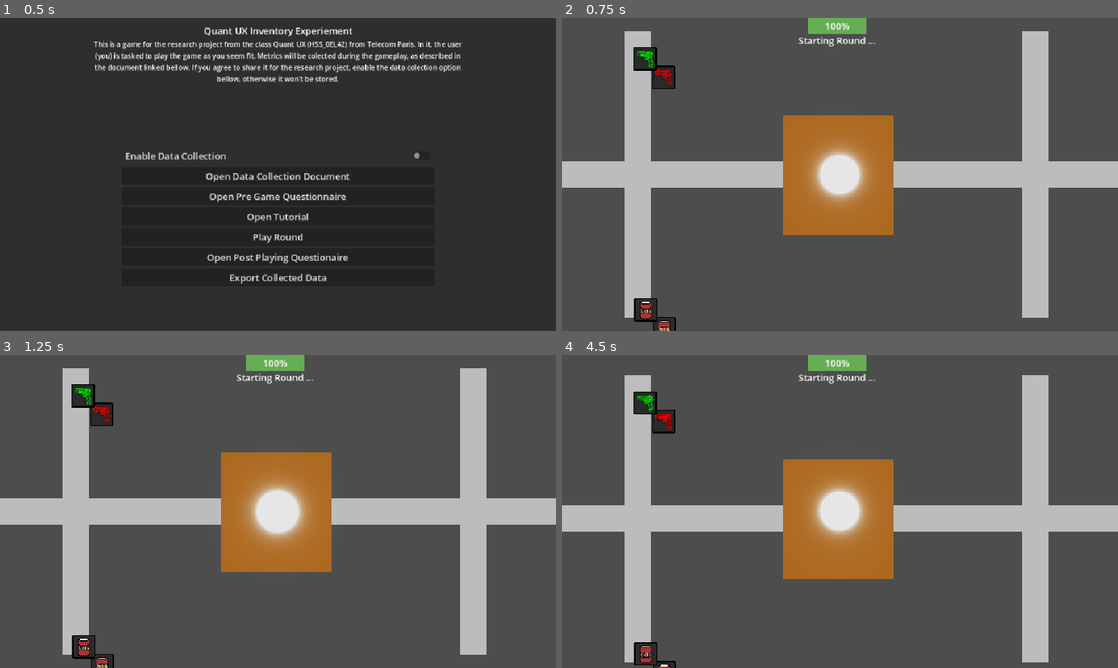
Above: before the commit, frames 1-4 (two rows, left to right).
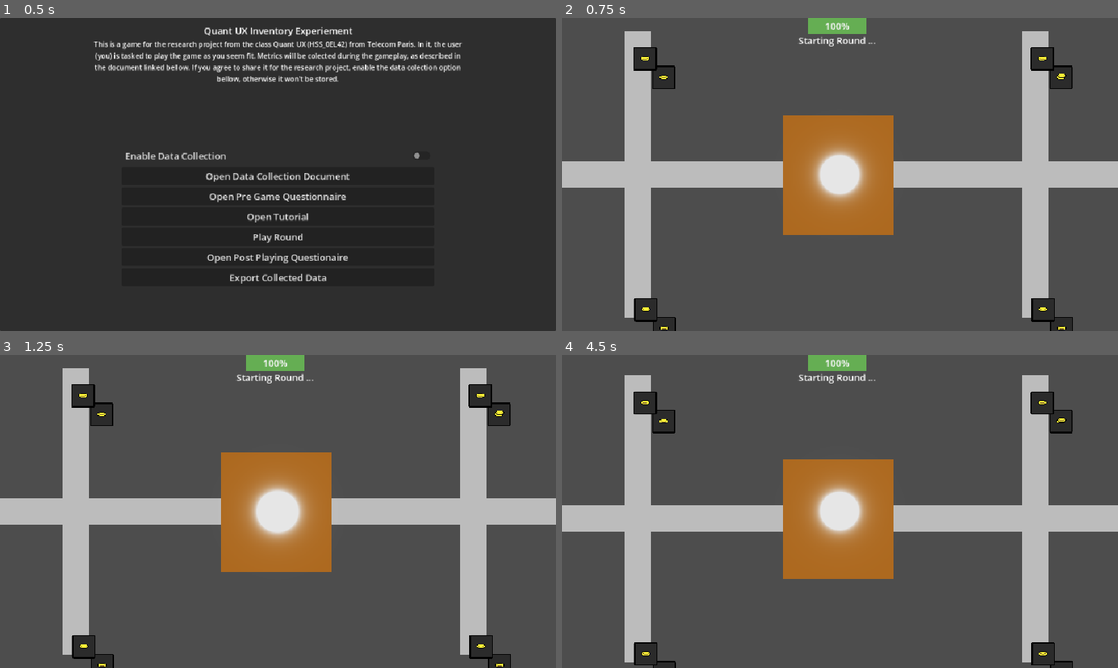
Above: after the commit, the same moments.

Repository: loco-choco/quantux-ui-experiment
Game: Godot game, scene res://scenes/main.tscn
The game is run twice, just before and just after one commit, with the same random seed, the same clock (stepped at 60 frames per second) and the same inputs. The engine's default icon, where the game draws it, is replaced by a stand-in: a white triangle on a blue panel in a dark square.
Inputs (mouse positions are in pixels of both pictures, inside the frame that each line leads up to):
- Up to frame 1 (0.5 s): no input
- Up to frame 2 (0.75 s): click "Play Round" at 0.5 s
- Up to frame 3 (1.25 s): no input
- Up to frame 4 (4.5 s): move the mouse to (962, 495) at 1.27 s; hold Tab (hud_toggle_quick_inv) 1.28-2.03 s; click (962, 495) at 1.42 s; tap Enter at 2, 3.5 s; move the mouse to (728, 527) at 2.02 s; tap E (pickup_item) at 2.1 s; click (728, 527) at 2.17 s; tap Space (hud_toggle_inventory) at 2.75, 4.25 s; move the mouse to (895, 442) at 2.77 s; tap Left (player_move_x_neg) at 2.85 s; click (895, 442) at 2.92 s; move the mouse to (656, 461) at 3.52 s; tap Right (player_move_x_pos) at 3.6 s; click (656, 461) at 3.67 s; move the mouse to (773, 445) at 4.27 s; tap Up (player_move_y_neg) at 4.35 s; click (773, 445) at 4.42 s

Frame 1 is identical in both runs. In frame 2, 1.5% of the frame differs, in the area x 13-92%, y 9-100%; in frame 3, 1.5%; in frame 4, 1.3%.

Commit message:
changed round map to be more interesting

Diff:
--- a/resources/items/weapons/weapon_red.tres
+++ b/resources/items/weapons/weapon_red.tres
@@ -12,7 +12,6 @@
 
 [resource]
 script = ExtResource("3_scka1")
-name = "WeaponRed"
 texture = ExtResource("4_ot0st")
 dimensions = Vector2i(2, 2)
 properties = Array[ExtResource("1_ot0st")]([SubResource("Resource_88v7r")])
--- a/scenes/map.tscn
+++ b/scenes/map.tscn
@@ -1,12 +1,14 @@
-[gd_scene load_steps=8 format=3 uid="uid://dvkqs1ejdovsf"]
+[gd_scene load_steps=10 format=3 uid="uid://dvkqs1ejdovsf"]
 
 [ext_resource type="Script" uid="uid://bkrwpauhwrkpy" path="res://scripts/loot_spawner.gd" id="1_4xfga"]
 [ext_resource type="PackedScene" uid="uid://dfa3nrjnhe3mt" path="res://scenes/item.tscn" id="2_2lpho"]
 [ext_resource type="Script" uid="uid://dnhj6mns60i8v" path="res://scripts/item/item_data.gd" id="3_nakos"]
-[ext_resource type="Resource" uid="uid://h2ts1vi0qsyx" path="res://resources/items/valuables/coins_7.tres" id="4_jh32y"]
 [ext_resource type="Resource" uid="uid://6fm4hxsiuksq" path="res://resources/items/weapons/weapon_red.tres" id="5_be0no"]
+[ext_resource type="Resource" uid="uid://bqsaxr8qmgbop" path="res://resources/items/valuables/coins_2.tres" id="5_blm8a"]
 [ext_resource type="Resource" uid="uid://bca71tkqojqgs" path="res://resources/items/soup.tres" id="6_blm8a"]
+[ext_resource type="Resource" uid="uid://daqxkox125g3w" path="res://resources/items/valuables/coins_1.tres" id="6_mlgqr"]
 [ext_resource type="Resource" uid="uid://bfkkg2x47qstj" path="res://resources/items/weapons/weapon_green.tres" id="7_nakos"]
+[ext_resource type="Resource" uid="uid://b61a3s00gs7ar" path="res://resources/items/weapons/weapon_blue.tres" id="8_jh32y"]
 
 [node name="Map" type="Node2D"]
 
@@ -14,53 +16,420 @@
 layer = -1
 follow_viewport_enabled = true
 
-[node name="ColorRect" type="ColorRect" parent="BackGround"]
+[node name="Center" type="Control" parent="BackGround"]
+layout_mode = 3
+anchors_preset = 0
+offset_right = 40.0
+offset_bottom = 40.0
+
+[node name="ColorRect" type="ColorRect" parent="BackGround/Center"]
+layout_mode = 0
 offset_left = 359.0
 offset_top = 138.0
 offset_right = 551.0
 offset_bottom = 344.0
 color = Color(0.67840135, 0.411248, 0.12265039, 1)
-
-[node name="ColorRect3" type="ColorRect" parent="BackGround"]
+metadata/_edit_use_anchors_ = true
+
+[node name="ColorRect3" type="ColorRect" parent="BackGround/Center"]
+layout_mode = 0
 offset_left = -135.0
 offset_top = 217.0
 offset_right = 359.0
 offset_bottom = 263.0
 color = Color(0.737193, 0.7371929, 0.7371929, 1)
-
-[node name="ColorRect2" type="ColorRect" parent="BackGround"]
+metadata/_edit_use_anchors_ = true
+
+[node name="ColorRect2" type="ColorRect" parent="BackGround/Center"]
+layout_mode = 0
 offset_left = 551.0
 offset_top = 217.0
 offset_right = 1045.0
 offset_bottom = 263.0
 color = Color(0.737193, 0.7371929, 0.7371929, 1)
-
-[node name="ColorRect4" type="ColorRect" parent="BackGround"]
+metadata/_edit_use_anchors_ = true
+
+[node name="ColorRect4" type="ColorRect" parent="BackGround/Center"]
+layout_mode = 0
 offset_left = 86.000015
 offset_top = 487.0
 offset_right = 580.0
 offset_bottom = 533.0
 rotation = -1.5707964
 color = Color(0.737193, 0.7371929, 0.7371929, 1)
-
-[node name="ColorRect5" type="ColorRect" parent="BackGround"]
+metadata/_edit_use_anchors_ = true
+
+[node name="ColorRect5" type="ColorRect" parent="BackGround/Center"]
+layout_mode = 0
 offset_left = 772.0
 offset_top = 487.0
 offset_right = 1266.0
 offset_bottom = 533.0
 rotation = -1.5707964
 color = Color(0.737193, 0.7371929, 0.7371929, 1)
+metadata/_edit_use_anchors_ = true
+
+[node name="UR" type="Control" parent="BackGround"]
+layout_mode = 3
+anchors_preset = 0
+offset_right = 40.0
+offset_bottom = 40.0
+
+[node name="ColorRect" type="ColorRect" parent="BackGround/UR"]
+layout_mode = 1
+anchors_preset = -1
+anchor_left = 29.5
+anchor_top = -18.8
+anchor_right = 29.5
+anchor_bottom = -18.8
+offset_left = 359.0
+offset_top = 138.0
+offset_right = 551.0
+offset_bottom = 344.0
+color = Color(0.21188942, 0.566782, 0.2939615, 1)
+metadata/_edit_use_anchors_ = true
+
+[node name="ColorRect3" type="ColorRect" parent="BackGround/UR"]
+layout_mode = 1
+anchors_preset = -1
+anchor_left = 29.5
+anchor_top = -18.8
+anchor_right = 29.5
+anchor_bottom = -18.8
+offset_left = -135.0
+offset_top = 217.0
+offset_right = 359.0
+offset_bottom = 263.0
+color = Color(0.737193, 0.7371929, 0.7371929, 1)
+metadata/_edit_use_anchors_ = true
+
+[node name="ColorRect2" type="ColorRect" parent="BackGround/UR"]
+layout_mode = 1
+anchors_preset = -1
+anchor_left = 29.5
+anchor_top = -18.8
+anchor_right = 29.5
+anchor_bottom = -18.8
+offset_left = 551.0
+offset_top = 217.0
+offset_right = 1045.0
+offset_bottom = 263.0
+color = Color(0.737193, 0.7371929, 0.7371929, 1)
+metadata/_edit_use_anchors_ = true
+
+[node name="ColorRect4" type="ColorRect" parent="BackGround/UR"]
+layout_mode = 1
+anchors_preset = -1
+anchor_left = 29.5
+anchor_top = -18.8
+anchor_right = 29.5
+anchor_bottom = -18.8
+offset_left = 86.000015
+offset_top = 487.0
+offset_right = 580.0
+offset_bottom = 533.0
+rotation = -1.5707964
+color = Color(0.737193, 0.7371929, 0.7371929, 1)
+metadata/_edit_use_anchors_ = true
+
+[node name="ColorRect5" type="ColorRect" parent="BackGround/UR"]
+layout_mode = 1
+anchors_preset = -1
+anchor_left = 29.5
+anchor_top = -18.8
+anchor_right = 29.5
+anchor_bottom = -18.8
+offset_left = 772.0
+offset_top = 487.0
+offset_right = 1266.0
+offset_bottom = 533.0
+rotation = -1.5707964
+color = Color(0.737193, 0.7371929, 0.7371929, 1)
+metadata/_edit_use_anchors_ = true
+
+[node name="UL" type="Control" parent="BackGround"]
+layout_mode = 3
+anchors_preset = 0
+offset_right = 40.0
+offset_bottom = 40.0
+
+[node name="ColorRect" type="ColorRect" parent="BackGround/UL"]
+layout_mode = 1
+anchors_preset = -1
+anchor_left = -29.825
+anchor_top = -18.8
+anchor_right = -29.825
+anchor_bottom = -18.8
+offset_left = 359.0
+offset_top = 138.0
+offset_right = 551.0
+offset_bottom = 344.0
+color = Color(0.79128784, 0.29896477, 0.23015544, 1)
+metadata/_edit_use_anchors_ = true
+
+[node name="ColorRect3" type="ColorRect" parent="BackGround/UL"]
+layout_mode = 1
+anchors_preset = -1
+anchor_left = -29.825
+anchor_top = -18.8
+anchor_right = -29.825
+anchor_bottom = -18.8
+offset_left = -135.0
+offset_top = 217.0
+offset_right = 359.0
+offset_bottom = 263.0
+color = Color(0.737193, 0.7371929, 0.7371929, 1)
+metadata/_edit_use_anchors_ = true
+
+[node name="ColorRect2" type="ColorRect" parent="BackGround/UL"]
+layout_mode = 1
+anchors_preset = -1
+anchor_left = -29.825
+anchor_top = -18.8
+anchor_right = -29.825
+anchor_bottom = -18.8
+offset_left = 551.0
+offset_top = 217.0
+offset_right = 1045.0
+offset_bottom = 263.0
+color = Color(0.737193, 0.7371929, 0.7371929, 1)
+metadata/_edit_use_anchors_ = true
+
+[node name="ColorRect4" type="ColorRect" parent="BackGround/UL"]
+layout_mode = 1
+anchors_preset = -1
+anchor_left = -29.825
+anchor_top = -18.8
+anchor_right = -29.825
+anchor_bottom = -18.8
+offset_left = 86.000015
+offset_top = 487.0
+offset_right = 580.0
+offset_bottom = 533.0
+rotation = -1.5707964
+color = Color(0.737193, 0.7371929, 0.7371929, 1)
+metadata/_edit_use_anchors_ = true
+
+[node name="ColorRect5" type="ColorRect" parent="BackGround/UL"]
+layout_mode = 1
+anchors_preset = -1
+anchor_left = -29.825
+anchor_top = -18.8
+anchor_right = -29.825
+anchor_bottom = -18.8
+offset_left = 772.0
+offset_top = 487.0
+offset_right = 1266.0
+offset_bottom = 533.0
+rotation = -1.5707964
+color = Color(0.737193, 0.7371929, 0.7371929, 1)
+metadata/_edit_use_anchors_ = true
+
+[node name="DR" type="Control" parent="BackGround"]
+layout_mode = 3
+anchors_preset = 0
+offset_right = 40.0
+offset_bottom = 40.0
+
+[node name="ColorRect" type="ColorRect" parent="BackGround/DR"]
+layout_mode = 1
+anchors_preset = -1
+anchor_left = 29.5
+anchor_top = 16.425
+anchor_right = 29.5
+anchor_bottom = 16.425
+offset_left = 359.0
+offset_top = 138.0
+offset_right = 551.0
+offset_bottom = 344.0
+color = Color(0.68681806, 0.37837678, 0.41513792, 1)
+metadata/_edit_use_anchors_ = true
+
+[node name="ColorRect3" type="ColorRect" parent="BackGround/DR"]
+layout_mode = 1
+anchors_preset = -1
+anchor_left = 29.5
+anchor_top = 16.425
+anchor_right = 29.5
+anchor_bottom = 16.425
+offset_left = -135.0
+offset_top = 217.0
+offset_right = 359.0
+offset_bottom = 263.0
+color = Color(0.737193, 0.7371929, 0.7371929, 1)
+metadata/_edit_use_anchors_ = true
+
+[node name="ColorRect2" type="ColorRect" parent="BackGround/DR"]
+layout_mode = 1
+anchors_preset = -1
+anchor_left = 29.5
+anchor_top = 16.425
+anchor_right = 29.5
+anchor_bottom = 16.425
+offset_left = 551.0
+offset_top = 217.0
+offset_right = 1045.0
+offset_bottom = 263.0
+color = Color(0.737193, 0.7371929, 0.7371929, 1)
+metadata/_edit_use_anchors_ = true
+
+[node name="ColorRect4" type="ColorRect" parent="BackGround/DR"]
+layout_mode = 1
+anchors_preset = -1
+anchor_left = 29.5
+anchor_top = 16.425
+anchor_right = 29.5
+anchor_bottom = 16.425
+offset_left = 86.000015
+offset_top = 487.0
+offset_right = 580.0
+offset_bottom = 533.0
+rotation = -1.5707964
+color = Color(0.737193, 0.7371929, 0.7371929, 1)
+metadata/_edit_use_anchors_ = true
+
+[node name="ColorRect5" type="ColorRect" parent="BackGround/DR"]
+layout_mode = 1
+anchors_preset = -1
+anchor_left = 29.5
+anchor_top = 16.425
+anchor_right = 29.5
+anchor_bottom = 16.425
+offset_left = 772.0
+offset_top = 487.0
+offset_right = 1266.0
+offset_bottom = 533.0
+rotation = -1.5707964
+color = Color(0.737193, 0.7371929, 0.7371929, 1)
+metadata/_edit_use_anchors_ = true
+
+[node name="DL" type="Control" parent="BackGround"]
+layout_mode = 3
+anchors_preset = 0
+offset_right = 40.0
+offset_bottom = 40.0
+
+[node name="ColorRect" type="ColorRect" parent="BackGround/DL"]
+layout_mode = 1
+anchors_preset = -1
+anchor_left = -29.825
+anchor_top = 16.325
+anchor_right = -29.825
+anchor_bottom = 16.325
+offset_left = 359.0
+offset_top = 138.0
+offset_right = 551.0
+offset_bottom = 344.0
+color = Color(0.26171386, 0.49419922, 0.75227267, 1)
+metadata/_edit_use_anchors_ = true
+
+[node name="ColorRect3" type="ColorRect" parent="BackGround/DL"]
+layout_mode = 1
+anchors_preset = -1
+anchor_left = -29.825
+anchor_top = 16.325
+anchor_right = -29.825
+anchor_bottom = 16.325
+offset_left = -135.0
+offset_top = 217.0
+offset_right = 359.0
+offset_bottom = 263.0
+color = Color(0.737193, 0.7371929, 0.7371929, 1)
+metadata/_edit_use_anchors_ = true
+
+[node name="ColorRect2" type="ColorRect" parent="BackGround/DL"]
+layout_mode = 1
+anchors_preset = -1
+anchor_left = -29.825
+anchor_top = 16.325
+anchor_right = -29.825
+anchor_bottom = 16.325
+offset_left = 551.0
+offset_top = 217.0
+offset_right = 1045.0
+offset_bottom = 263.0
+color = Color(0.737193, 0.7371929, 0.7371929, 1)
+metadata/_edit_use_anchors_ = true
+
+[node name="ColorRect4" type="ColorRect" parent="BackGround/DL"]
+layout_mode = 1
+anchors_preset = -1
+anchor_left = -29.825
+anchor_top = 16.325
+anchor_right = -29.825
+anchor_bottom = 16.325
+offset_left = 86.000015
+offset_top = 487.0
+offset_right = 580.0
+offset_bottom = 533.0
+rotation = -1.5707964
+color = Color(0.737193, 0.7371929, 0.7371929, 1)
+metadata/_edit_use_anchors_ = true
+
+[node name="ColorRect5" type="ColorRect" parent="BackGround/DL"]
+layout_mode = 1
+anchors_preset = -1
+anchor_left = -29.825
+anchor_top = 16.325
+anchor_right = -29.825
+anchor_bottom = 16.325
+offset_left = 772.0
+offset_top = 487.0
+offset_right = 1266.0
+offset_bottom = 533.0
+rotation = -1.5707964
+color = Color(0.737193, 0.7371929, 0.7371929, 1)
+metadata/_edit_use_anchors_ = true
 
 [node name="LootSpawner" type="Node2D" parent="."]
 position = Vector2(109, 460)
 script = ExtResource("1_4xfga")
 item_scene = ExtResource("2_2lpho")
-loot_table = Array[ExtResource("3_nakos")]([ExtResource("4_jh32y"), ExtResource("5_be0no"), ExtResource("6_blm8a")])
+loot_table = Array[ExtResource("3_nakos")]([ExtResource("6_blm8a"), ExtResource("5_blm8a"), ExtResource("6_mlgqr"), ExtResource("6_mlgqr"), ExtResource("6_mlgqr")])
 loot_amount = 2
 
 [node name="LootSpawner2" type="Node2D" parent="."]
 position = Vector2(108, 27)
 script = ExtResource("1_4xfga")
 item_scene = ExtResource("2_2lpho")
-loot_table = Array[ExtResource("3_nakos")]([ExtResource("5_be0no"), ExtResource("7_nakos")])
+loot_table = Array[ExtResource("3_nakos")]([ExtResource("6_blm8a"), ExtResource("5_blm8a"), ExtResource("6_mlgqr"), ExtResource("6_mlgqr"), ExtResource("6_mlgqr")])
 loot_amount = 2
+
+[node name="LootSpawner3" type="Node2D" parent="."]
+position = Vector2(795, 460)
+script = ExtResource("1_4xfga")
+item_scene = ExtResource("2_2lpho")
+loot_table = Array[ExtResource("3_nakos")]([ExtResource("6_blm8a"), ExtResource("5_blm8a"), ExtResource("6_mlgqr"), ExtResource("6_mlgqr"), ExtResource("6_mlgqr")])
+loot_amount = 2
+
+[node name="LootSpawner4" type="Node2D" parent="."]
+position = Vector2(794, 27)
+script = ExtResource("1_4xfga")
+item_scene = ExtResource("2_2lpho")
+loot_table = Array[ExtResource("3_nakos")]([ExtResource("6_blm8a"), ExtResource("5_blm8a"), ExtResource("6_mlgqr"), ExtResource("6_mlgqr"), ExtResource("6_mlgqr")])
+loot_amount = 2
+
+[node name="LootSpawner5" type="Node2D" parent="."]
+position = Vector2(-744, 893)
+script = ExtResource("1_4xfga")
+item_scene = ExtResource("2_2lpho")
+loot_table = Array[ExtResource("3_nakos")]([ExtResource("8_jh32y")])
+
+[node name="LootSpawner6" type="Node2D" parent="."]
+position = Vector2(1627, 893)
+script = ExtResource("1_4xfga")
+item_scene = ExtResource("2_2lpho")
+loot_table = Array[ExtResource("3_nakos")]([ExtResource("6_blm8a")])
+loot_amount = 3
+
+[node name="LootSpawner7" type="Node2D" parent="."]
+position = Vector2(1635, -519)
+script = ExtResource("1_4xfga")
+item_scene = ExtResource("2_2lpho")
+loot_table = Array[ExtResource("3_nakos")]([ExtResource("7_nakos")])
+
+[node name="LootSpawner8" type="Node2D" parent="."]
+position = Vector2(-754, -523)
+script = ExtResource("1_4xfga")
+item_scene = ExtResource("2_2lpho")
+loot_table = Array[ExtResource("3_nakos")]([ExtResource("5_be0no")])
